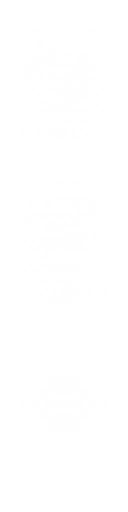
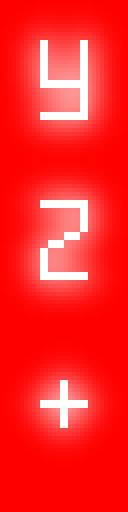
The second 128×512 image is a revision of the first. Changes to its layers:
removed layer "blur 12" over 0, 0, 128, 468
added layer "blur12" above "fat" over 0, 0, 128, 468
painted on "sharp" over 40, 232, 88, 248
added layer "New Layer" over 0, 0, 128, 512
